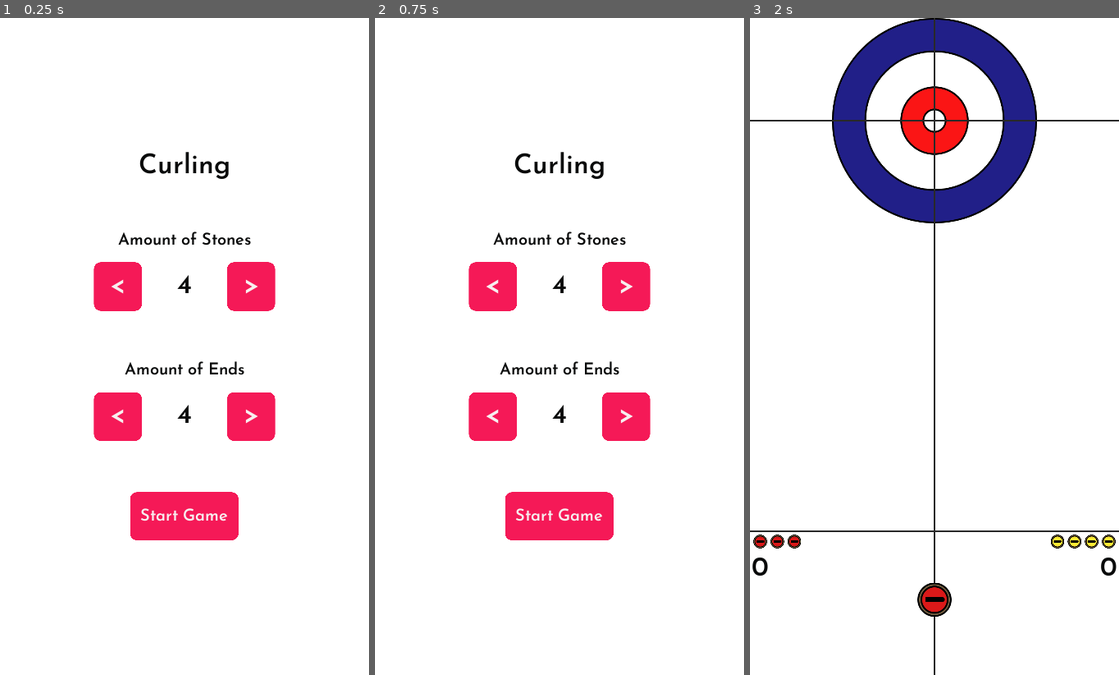
Above: before the commit, frames 1-3 (left to right).
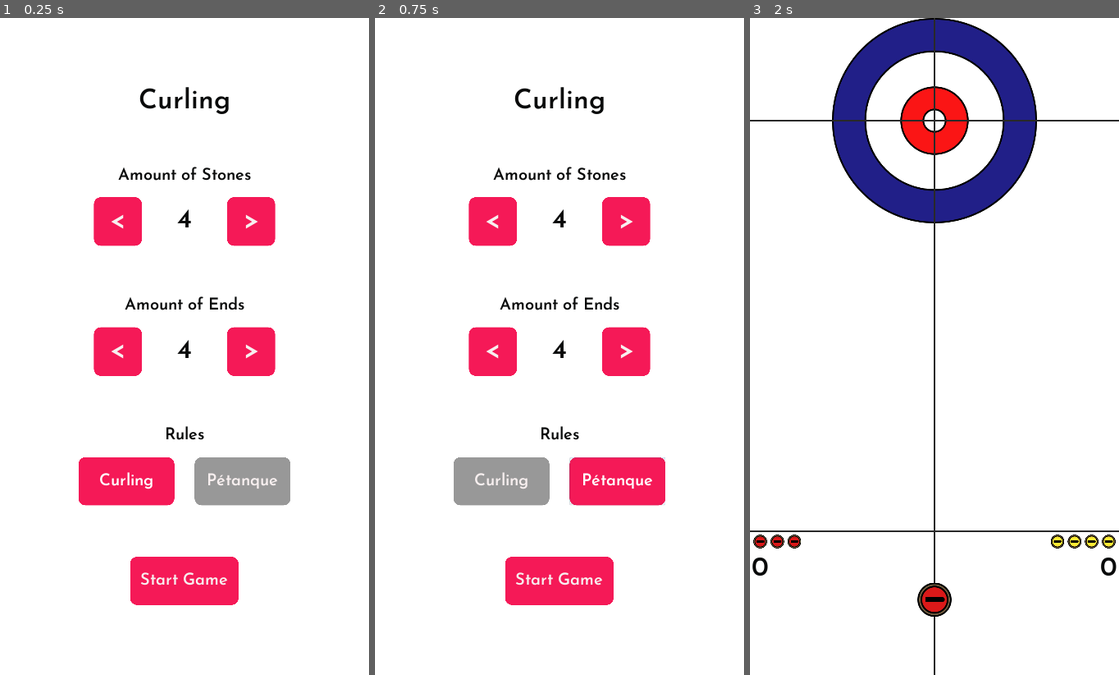
Above: after the commit, the same moments.

Repository: Heisaa/Curling
Game: Godot game, scene res://UI/MainMenu/MainMenu.tscn
The game is run twice, just before and just after one commit, with the same random seed, the same clock (stepped at 60 frames per second) and the same inputs.
Inputs (mouse positions are in pixels of both pictures, inside the frame that each line leads up to):
- Up to frame 1 (0.25 s): no input
- Up to frame 2 (0.75 s): click (618, 484) at 0.5 s, where only the run after the commit has a clickable "Pétanque"
- Up to frame 3 (2 s): click "Start Game" at 1.25 s

The runs differ from the first frame. In frame 1, 16% of the frame differs, in the area x 21-79%, y 10-90%; in frame 2, 16%; in frame 3, nothing differs.

Commit message:
curling rules

Diff:
--- a/Game.gd
+++ b/Game.gd
@@ -20,6 +20,7 @@
 var waiting_for_restart = false
 var end = 1
 var ends_to_play = Global.ends
+var mode = Global.mode
 
 # Signals
 signal red_score_changed
@@ -60,19 +61,46 @@
 		red_distances.sort()
 		yellow_distance.sort()
 
-		if not red_distances.empty() and yellow_distance.empty():
-			red_score += red_distances.size()
-		elif red_distances.empty() and not yellow_distance.empty():
-			yellow_score += yellow_distance.size()
-		elif not red_distances.empty() and not yellow_distance.empty():
-			if red_distances[0] < yellow_distance[0]:
-				for dist in red_distances:
-					if dist < yellow_distance[0]:
-						red_score += 1
-			elif yellow_distance[0] < red_distances[0]:
-				for dist in yellow_distance:
-					if dist < red_distances[0]:
-						yellow_score += 1
+		print(red_distances)
+		print(yellow_distance)
+
+		if mode == "Pétanque":
+			if not red_distances.empty() and yellow_distance.empty():
+				red_score += red_distances.size()
+			elif red_distances.empty() and not yellow_distance.empty():
+				yellow_score += yellow_distance.size()
+			elif not red_distances.empty() and not yellow_distance.empty():
+				if red_distances[0] < yellow_distance[0]:
+					for dist in red_distances:
+						if dist < yellow_distance[0]:
+							red_score += 1
+				elif yellow_distance[0] < red_distances[0]:
+					for dist in yellow_distance:
+						if dist < red_distances[0]:
+							yellow_score += 1
+
+		elif mode == "Curling":
+			for distance in red_distances:
+				if distance > 325.25:
+					red_distances.erase(distance)
+
+			for distance in yellow_distance:
+				if distance > 325.25:
+					yellow_distance.erase(distance)
+
+			if not red_distances.empty() and yellow_distance.empty():
+				red_score += red_distances.size()
+			elif red_distances.empty() and not yellow_distance.empty():
+				yellow_score += yellow_distance.size()
+			elif not red_distances.empty() and not yellow_distance.empty():
+				if red_distances[0] < yellow_distance[0]:
+					for dist in red_distances:
+						if dist < yellow_distance[0]:
+							red_score += 1
+				elif yellow_distance[0] < red_distances[0]:
+					for dist in yellow_distance:
+						if dist < red_distances[0]:
+							yellow_score += 1
 
 		emit_signal("red_score_changed", red_score)
 		emit_signal("yellow_score_changed", yellow_score)
@@ -131,18 +159,29 @@
 			else:
 				yellow_stones.erase(stone)
 
-		# Check which stone to spawn or if game is over
-		if red_played >= max_stones and yellow_played >= max_stones:
-			end_over = true
-		elif (closest_red < closest_yellow and yellow_played < max_stones) or red_played >= max_stones:
-			create_yellow_stone()
-		elif (closest_red > closest_yellow and red_played < max_stones) or yellow_played >= max_stones:
-			create_red_stone()
-		elif closest_red == closest_yellow and yellow_played < max_stones and red_played < max_stones:
-			if last_played == "yellow":
+
+		if mode == "Pétanque":
+			# Check which stone to spawn or if game is over
+			if red_played >= max_stones and yellow_played >= max_stones:
+				end_over = true
+			elif (closest_red < closest_yellow and yellow_played < max_stones) or red_played >= max_stones:
+				create_yellow_stone()
+			elif (closest_red > closest_yellow and red_played < max_stones) or yellow_played >= max_stones:
 				create_red_stone()
-			else:
+			elif closest_red == closest_yellow and yellow_played < max_stones and red_played < max_stones:
+				if last_played == "yellow":
+					create_red_stone()
+				else:
+					create_yellow_stone()
+
+		elif mode == "Curling":
+			if red_played >= max_stones and yellow_played >= max_stones:
+				end_over = true
+			elif last_played == "red":
 				create_yellow_stone()
+			else:
+				create_red_stone()
+
 
 func create_red_stone():
 	if red_played < max_stones:
--- a/Stone/Stone.tscn
+++ b/Stone/Stone.tscn
@@ -9,7 +9,7 @@
 bounce = 0.75
 
 [sub_resource type="CircleShape2D" id=2]
-radius = 50.6888
+radius = 50.5
 
 [node name="Stone" type="RigidBody2D"]
 input_pickable = true
--- a/UI/MainMenu/MainMenu.gd
+++ b/UI/MainMenu/MainMenu.gd
@@ -40,8 +40,21 @@
 		number_of_ends += 2
 		$Panel/VBoxContainer/VBoxContainer/HBoxContainer2/EndsNr.set_text(str(number_of_ends))
 
+func _on_CurlingRules_toggled(button_pressed):
+	if button_pressed:
+		$Panel/VBoxContainer/VBoxContainer2/HBoxContainer/PetanqueRules.pressed = false
+
+
+func _on_PetanqueRules_toggled(button_pressed):
+	if button_pressed:
+		$Panel/VBoxContainer/VBoxContainer2/HBoxContainer/CurlingRules.pressed = false
 
 func _on_StartButton_pressed():
 	Global.stones = number_of_stones
 	Global.ends = number_of_ends
+
+	if $Panel/VBoxContainer/VBoxContainer2/HBoxContainer/CurlingRules.pressed:
+		Global.mode = "Curling"
+	else:
+		Global.mode = "Pétanque"
 	get_tree().change_scene("res://Game.tscn")
--- a/UI/MainMenu/MainMenu.tscn
+++ b/UI/MainMenu/MainMenu.tscn
@@ -1,8 +1,9 @@
-[gd_scene load_steps=4 format=2]
+[gd_scene load_steps=5 format=2]
 
 [ext_resource path="res://UI/theme.tres" type="Theme" id=1]
 [ext_resource path="res://Fonts/joseBig.tres" type="DynamicFont" id=2]
 [ext_resource path="res://UI/MainMenu/MainMenu.gd" type="Script" id=3]
+[ext_resource path="res://UI/MainMenu/unpressed.tres" type="StyleBox" id=4]
 
 [node name="MainMenu" type="Node2D"]
 script = ExtResource( 3 )
@@ -25,17 +26,17 @@
 }
 
 [node name="TitleLabel" type="Label" parent="Panel/VBoxContainer"]
-margin_top = 392.0
+margin_top = 201.0
 margin_right = 1080.0
-margin_bottom = 472.0
+margin_bottom = 281.0
 custom_fonts/font = ExtResource( 2 )
 text = "Curling"
 align = 1
 
 [node name="Vbox" type="VBoxContainer" parent="Panel/VBoxContainer"]
-margin_top = 623.0
+margin_top = 432.0
 margin_right = 1080.0
-margin_bottom = 854.0
+margin_bottom = 663.0
 custom_constants/separation = 40
 
 [node name="StonesLabel" type="Label" parent="Panel/VBoxContainer/Vbox"]
@@ -78,9 +79,9 @@
 text = ">"
 
 [node name="VBoxContainer" type="VBoxContainer" parent="Panel/VBoxContainer"]
-margin_top = 1005.0
+margin_top = 814.0
 margin_right = 1080.0
-margin_bottom = 1236.0
+margin_bottom = 1045.0
 custom_constants/separation = 40
 
 [node name="EndsLabel" type="Label" parent="Panel/VBoxContainer/VBoxContainer"]
@@ -122,11 +123,49 @@
 custom_fonts/font = ExtResource( 2 )
 text = ">"
 
+[node name="VBoxContainer2" type="VBoxContainer" parent="Panel/VBoxContainer"]
+margin_top = 1196.0
+margin_right = 1080.0
+margin_bottom = 1427.0
+custom_constants/separation = 40
+
+[node name="Label" type="Label" parent="Panel/VBoxContainer/VBoxContainer2"]
+margin_right = 1080.0
+margin_bottom = 51.0
+text = "Rules"
+align = 1
+
+[node name="HBoxContainer" type="HBoxContainer" parent="Panel/VBoxContainer/VBoxContainer2"]
+margin_top = 91.0
+margin_right = 1080.0
+margin_bottom = 231.0
+custom_constants/separation = 60
+alignment = 1
+
+[node name="CurlingRules" type="Button" parent="Panel/VBoxContainer/VBoxContainer2/HBoxContainer"]
+margin_left = 230.0
+margin_right = 510.0
+margin_bottom = 140.0
+rect_min_size = Vector2( 280, 140 )
+custom_styles/normal = ExtResource( 4 )
+toggle_mode = true
+pressed = true
+text = "Curling"
+
+[node name="PetanqueRules" type="Button" parent="Panel/VBoxContainer/VBoxContainer2/HBoxContainer"]
+margin_left = 570.0
+margin_right = 850.0
+margin_bottom = 140.0
+rect_min_size = Vector2( 280, 140 )
+custom_styles/normal = ExtResource( 4 )
+toggle_mode = true
+text = "Pétanque"
+
 [node name="StartButton" type="Button" parent="Panel/VBoxContainer"]
 margin_left = 375.0
-margin_top = 1387.0
+margin_top = 1578.0
 margin_right = 705.0
-margin_bottom = 1527.0
+margin_bottom = 1718.0
 rect_min_size = Vector2( 0, 140 )
 size_flags_horizontal = 4
 text = "Start Game"
@@ -134,4 +173,6 @@
 [connection signal="pressed" from="Panel/VBoxContainer/Vbox/HBoxContainer/PlusStones" to="." method="_on_PlusStones_pressed"]
 [connection signal="pressed" from="Panel/VBoxContainer/VBoxContainer/HBoxContainer2/MinusEnds" to="." method="_on_MinusEnds_pressed"]
 [connection signal="pressed" from="Panel/VBoxContainer/VBoxContainer/HBoxContainer2/PlusEnds" to="." method="_on_PlusEnds_pressed"]
+[connection signal="toggled" from="Panel/VBoxContainer/VBoxContainer2/HBoxContainer/CurlingRules" to="." method="_on_CurlingRules_toggled"]
+[connection signal="toggled" from="Panel/VBoxContainer/VBoxContainer2/HBoxContainer/PetanqueRules" to="." method="_on_PetanqueRules_toggled"]
 [connection signal="pressed" from="Panel/VBoxContainer/StartButton" to="." method="_on_StartButton_pressed"]
--- /dev/null
+++ b/UI/MainMenu/unpressed.tres
@@ -0,0 +1,7 @@
+[gd_resource type="StyleBoxFlat" format=2]
+
+[resource]
+corner_radius_top_left = 20
+corner_radius_top_right = 20
+corner_radius_bottom_right = 20
+corner_radius_bottom_left = 20
--- a/global.gd
+++ b/global.gd
@@ -2,12 +2,4 @@
 
 var stones = 4
 var ends = 4
-
-# Called when the node enters the scene tree for the first time.
-func _ready():
-	pass # Replace with function body.
-
-
-# Called every frame. 'delta' is the elapsed time since the previous frame.
-#func _process(delta):
-#	pass
+var mode = "Curling"
